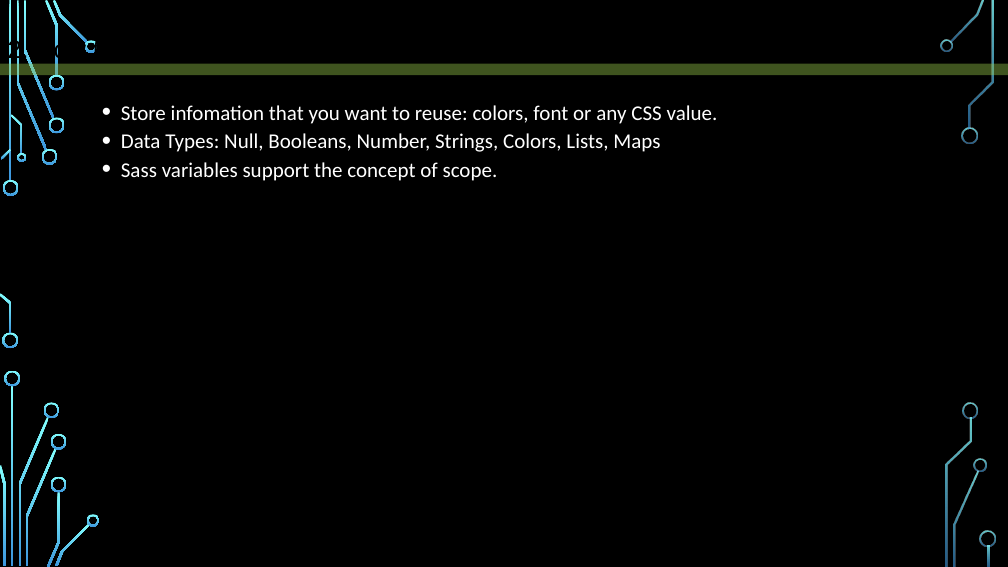
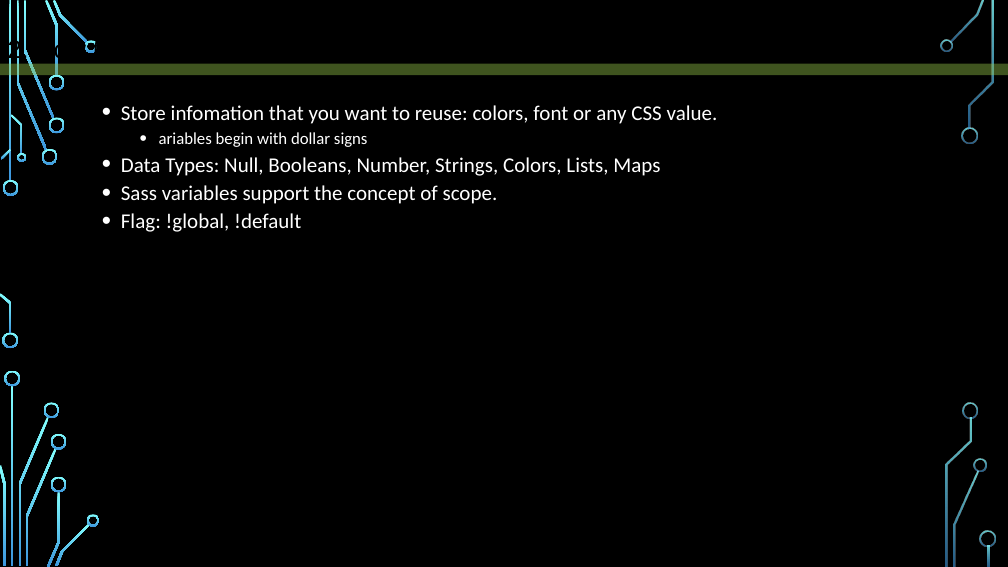
Before and after one commit to sanhdieux1/Note, a slide deck: slide 4 of SASS/presentation.pptx. Drawn at 1008x567 pixels with LibreOffice and Linux fonts; fonts in the diff are those of the drawing; background and template pictures are left out. Boxes give left, top, right and bottom in pixels: in the first picture for what was removed or moved away, otherwise in the second. Text is boxed around its words. In the diff, an @@ line names an element or a change of style, - is before the commit and + after.

```diff
--- a/SASS/presentation.pptx
+++ b/SASS/presentation.pptx
@@ text at (159,132,368,147): paragraph added @@
+  • ariables begin with dollar signs
@@ text at (121,213,301,232): paragraph added @@
+• Flag: !global, !default
```
Also in this commit, not shown: 1 other slide changed, 1 other file.
